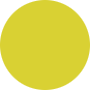
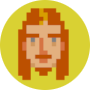
Layer changes from the first 90 x 90 image to the second:
added layer "Eingefügte Ebene" above "Hintergrund" over [17, 8, 69, 81]
